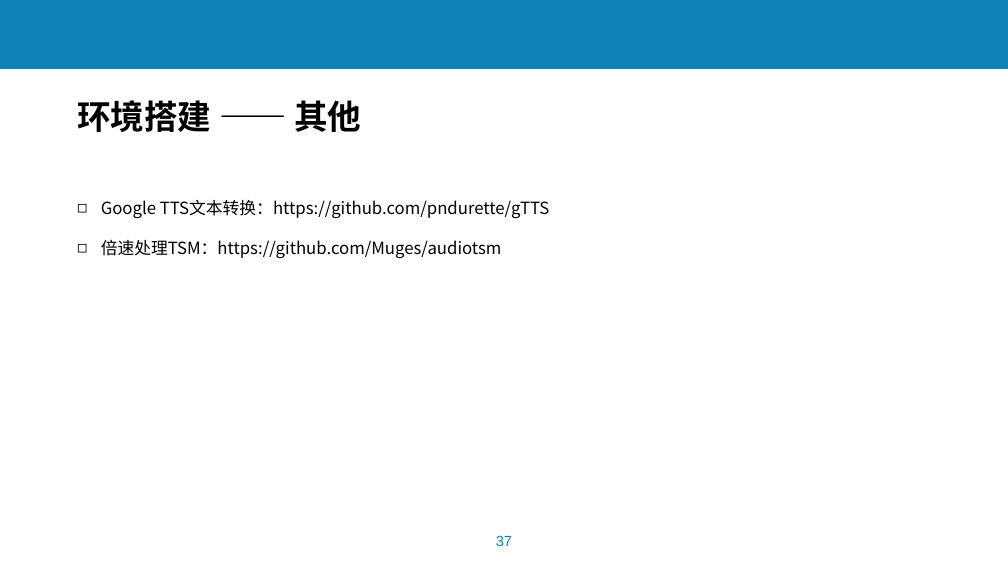
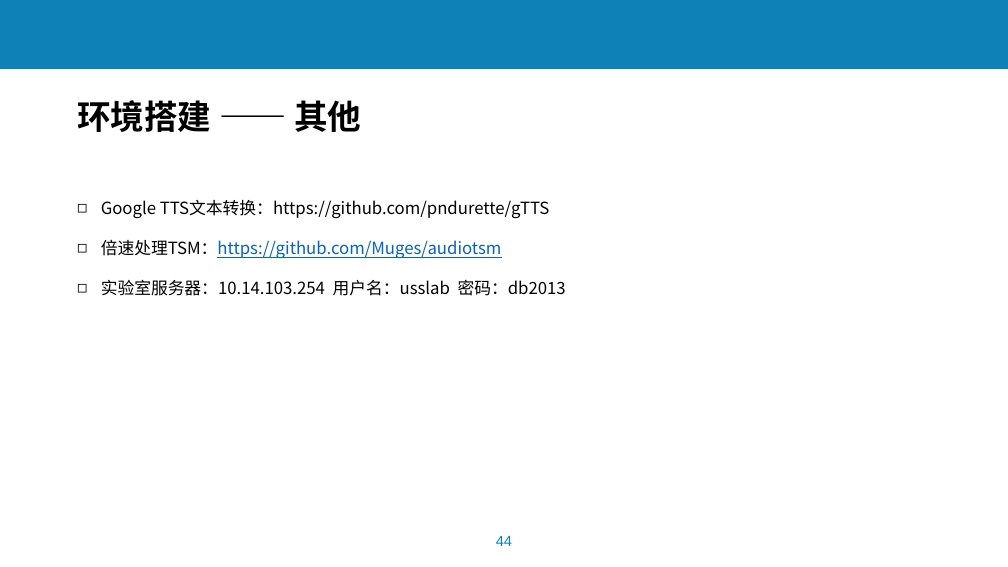
Before and after one commit to lchmoxing/audio_tsm_test, a slide deck: slide 44 of documents/基于音频预处理过程的语音识别系统攻击2.2.pptx (slide 37 before the commit). Drawn at 1008x567 pixels with LibreOffice and Linux fonts; fonts in the diff are those of the drawing; background and template pictures are left out. Boxes give left, top, right and bottom in pixels: in the first picture for what was removed or moved away, otherwise in the second. Text is boxed around its words. In the diff, an @@ line names an element or a change of style, - is before the commit and + after.

Commit message:
ppt

```diff
--- a/documents/基于音频预处理过程的语音识别系统攻击2.2.pptx
+++ b/documents/基于音频预处理过程的语音识别系统攻击2.2.pptx
@@ text at (101, 240, 502, 259): text colour #000000 to #0563C1, underline on in "倍速处理TSM：https://github.com/Muges/audiotsm" @@
@@ text at (101, 279, 566, 296): paragraph added @@
+◻ 实验室服务器：10.14.103.254 用户名：usslab 密码：db2013
@@ page number at (496, 536, 512, 546): text changed @@
-37
+44
```
Also in this commit, not shown: 7 slides added, 1 other file.
